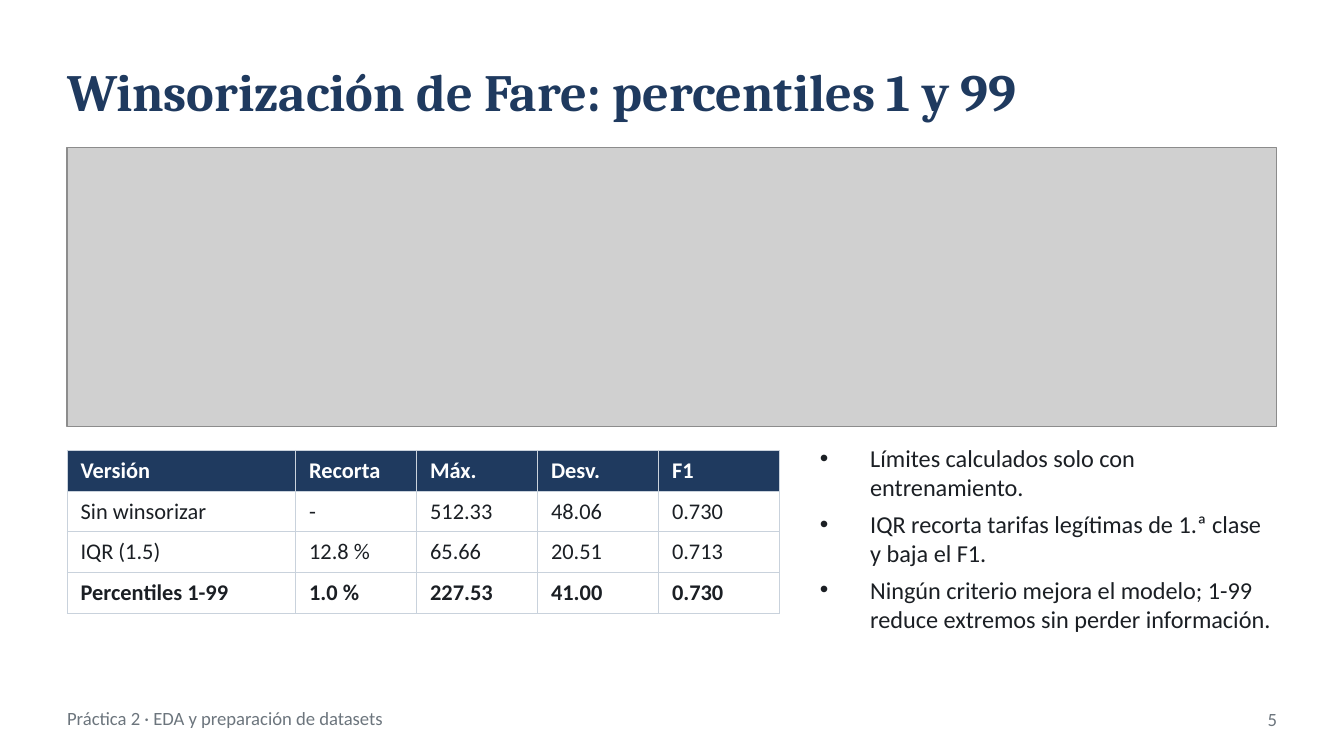
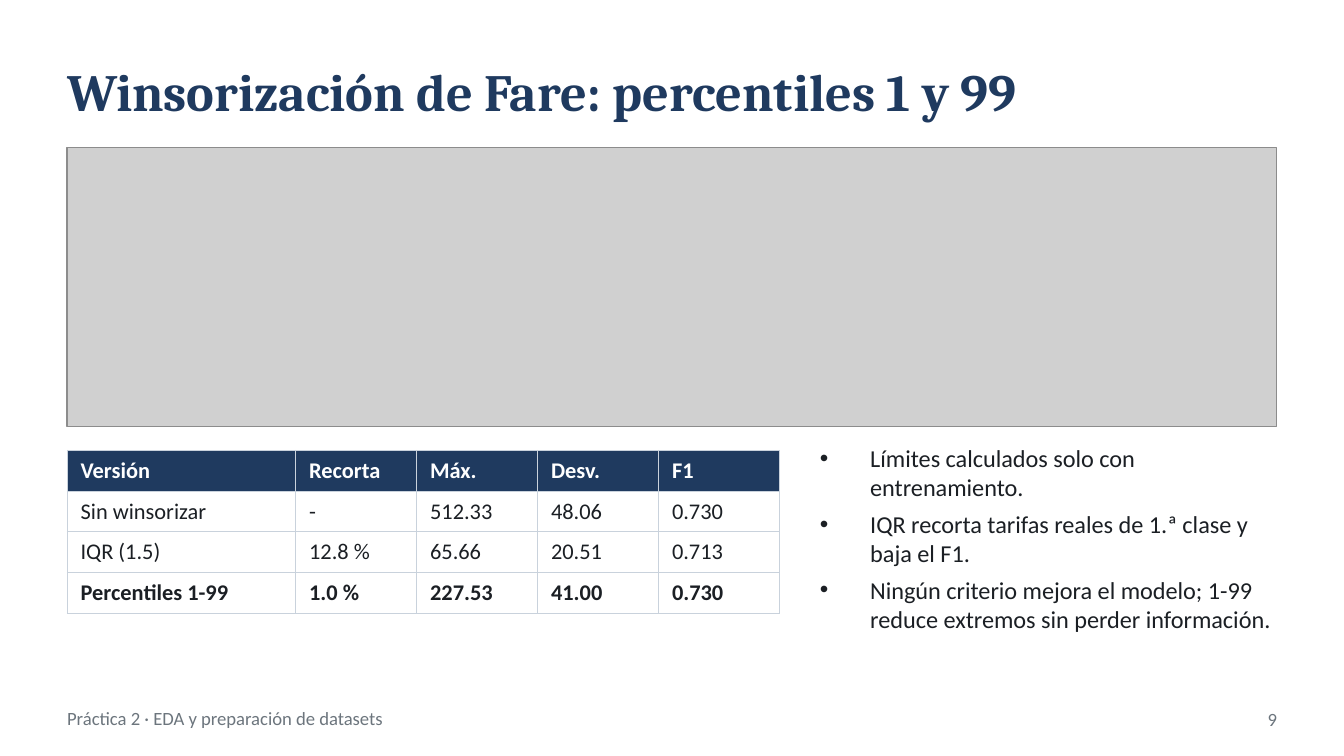
Before and after one commit to davilabrayan688-gif/Practica2-EDA, a slide deck: slide 9 of Presentacion_Practica2.pptx (slide 5 before the commit). Drawn at 1344x756 pixels with LibreOffice and Linux fonts; fonts in the diff are those of the drawing; grey boxes stand for pictures. Boxes give left, top, right and bottom in pixels: in the first picture for what was removed or moved away, otherwise in the second. Text is boxed around its words. In the diff, an @@ line names an element or a change of style, - is before the commit and + after.

```diff
--- a/Presentacion_Practica2.pptx
+++ b/Presentacion_Practica2.pptx
@@ text at (870,516,1248,566): text changed @@
-• IQR recorta tarifas legítimas de 1.ª clase y baja el F1.
+• IQR recorta tarifas reales de 1.ª clase y baja el F1.
@@ page number at (1268,714,1277,726): text changed @@
-5
+9
```
Also in this commit, not shown: 5 other slides changed, 8 slides added, 1 slide removed, 4 other files.
